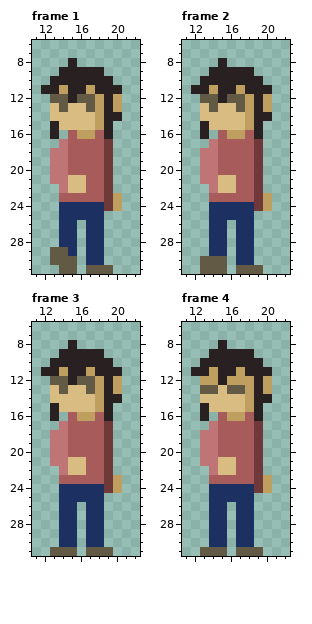
Pixel-art file -- assets/Actor/NPC/Child.ase. The first picture shows the starting point.
32x32 pixels, 4 frames. Shown: frame 1: x 11..22, y 6..31; frame 2: x 11..22, y 6..31; frame 3: x 11..22, y 6..31; frame 4: x 11..22, y 6..31.
The result:
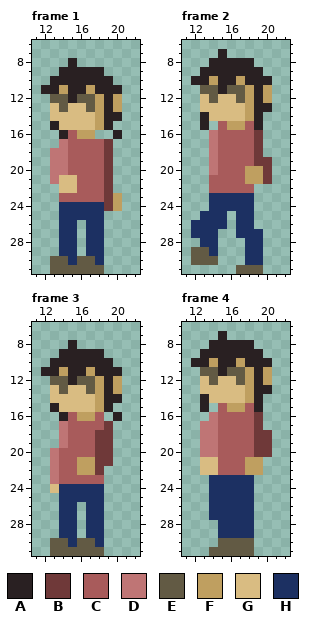
Palette (. is transparent): A #292022  B #6f3939  C #a85b5b  D #bf7575  E #625a44  F #bf9f60  G #d9bc82  H #1c3062
Difference:
layer "Idle" now hidden
layer "walk" added
Changed rows in their new state; - is an unchanged pixel.
Frame 1:
first column x 13:
16 .A---..A
first column x 14:
21 G-C
22 G-C
first column x 13:
29 .H-----
30 --HEE--
31 E--E--.
Frame 2:
first column x 12:
 7 ---A-----
 8 --A-AAA--
 9 -A-----A-
10 A-F--F--A
11 .EE-EEF-F
12 -G-GG----
13 --G--G--A
14 -A------.
15 --.CFFC--
16 -.D-CC-B-
18 -.-------
19 -.------B
20 -.----FFB
21 -.CCC-FFB
22 --CCC--.-
23 --HHHHH..
24 -------..
25 -H--.----
26 HH-------
27 HH-.---H-
28 -H-.-.-H-
29 EE-.-.-H-
30 E--.-.-H-
31 -...-----
Frame 3:
first column x 13:
16 .A----.A
18 .----B--
19 .----B--
20 -C---B--
21 -CCFFB--
22 DCCFFB.-
23 D-----..
24 G-----..
first column x 13:
30 EE-EE--
31 ---E--.
Frame 4:
first column x 12:
 7 ---A-----
 8 --A-AAA--
 9 -A-----A-
10 A-F--F--A
11 .EE-EEF-F
12 -GEGGE---
13 -GG-GG--A
14 -A------.
15 --.CFFC--
16 -.D-CC-B-
17 -D-------
18 --------B
19 --------B
20 --------B
21 -GGCC-FF-
22 -GGCC-FF-
23 --HHHHH..
24 -------..
26 ----H----
27 ----H----
28 --.-H----
29 --.-H----
30 --.EEEE--
31 -.--E--.-
Pixel boxes of the changes (left, top, right, bottom) in both pictures:
changed: (50, 130, 122, 139)
changed: (59, 175, 86, 193)
changed: (50, 247, 113, 274)
changed: (191, 49, 272, 274)
changed: (50, 412, 122, 493)
changed: (50, 538, 113, 556)
changed: (191, 331, 272, 556)
